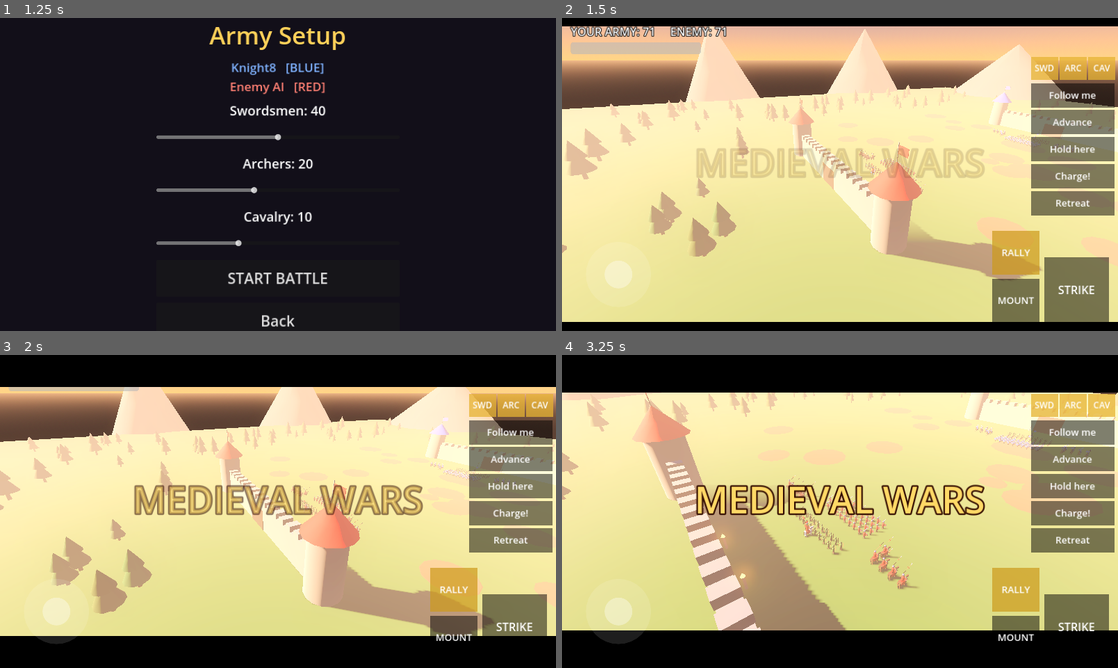
Above: before the commit, frames 1-4 (two rows, left to right).
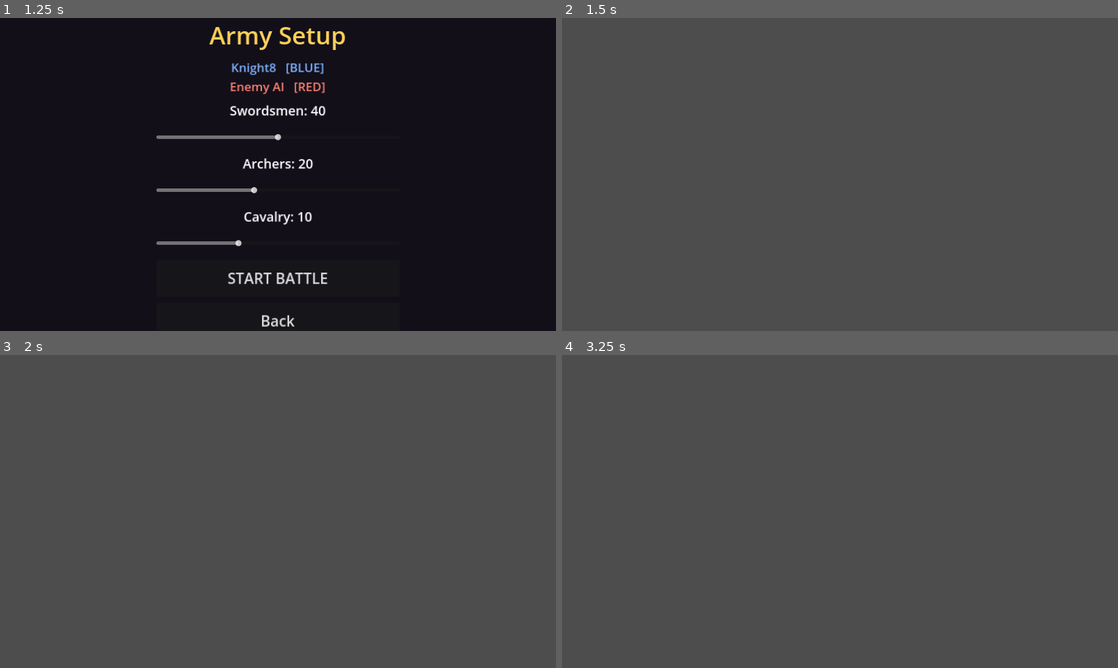
Above: after the commit, the same moments.

Repository: eab71334-web/Saleel-Al-Hadid
Game: Godot game, scene res://game/main.tscn
The game is run twice, just before and just after one commit, with the same random seed, the same clock (stepped at 60 frames per second) and the same inputs.
Inputs (mouse positions are in pixels of both pictures, inside the frame that each line leads up to):
- Up to frame 1 (1.25 s): click "Solo Battle (vs AI)" at 0.5 s
- Up to frame 2 (1.5 s): click "START BATTLE" at 1.25 s
- Up to frame 3 (2 s): no input
- Up to frame 4 (3.25 s): tap Enter at 2 s; move the mouse to (962, 495) at 2.02 s; hold Right (ui_right) 2.03-2.75 s; tap E at 2.1 s; click (962, 495) at 2.17 s; tap Space at 2.27 s; drag from (728, 527) to (812, 574) at 2.77 s

Frame 1 is identical in both runs. In frame 2, 99% of the frame differs, in the area x 0-100%, y 0-100%; in frame 3, 99%; in frame 4, 100%.
Error after the commit: Parse Error: Could not preload resource script "res://game/unit.gd". (res://game/battle.gd:4)

Commit message:
Update unit.gd

Diff:
--- a/game/unit.gd
+++ b/game/unit.gd
@@ -1,4 +1,6 @@
 extends Node3D
+# A soldier: "sword", "archer", "cav" or "hero" (the player's commander).
+# Model faces +Z. Simulated only on the host; clients run it as a puppet.
 
 const M_FOLLOW := 0
 const M_ADVANCE := 1
@@ -13,8 +15,14 @@
 	"hero": {"hp": 450.0, "speed": 5.2, "dmg": 36.0, "range": 2.6, "cd": 0.6},
 }
 
+const Models := preload("res://game/models.gd")
+
 static var _cache := {}
 
+var rig = null      # custom model rig (see models.gd), null = procedural body
+var hrig = null     # custom horse rig
+var ride_y := 0.85
+var _sw_prev := 0.0
 var battle
 var uid := 0
 var kind := "sword"
@@ -54,6 +62,7 @@
 var _dt := 0.016
 
 
+# ---------------------------------------------------------------- cached assets
 static func _cm(key: String, mk: Callable):
 	if not _cache.has(key):
 		_cache[key] = mk.call()
@@ -123,6 +132,7 @@
 	return m
 
 
+# ---------------------------------------------------------------- setup
 func setup(k: String, t: int, o: int, b) -> void:
 	kind = k
 	team = t
@@ -155,6 +165,19 @@
 	body.scale = Vector3.ONE * sc
 	add_child(body)
 
+	# optional custom model (game/models/<kind>.glb)
+	var custom = Models.build(kind)
+	if custom != null:
+		rig = custom
+		sc = 1.0
+		body.scale = Vector3.ONE
+		body.add_child(rig.root)
+		_team_ring(tc)
+		arm = Node3D.new()
+		body.add_child(arm)
+		_make_bar(hero)
+		return
+
 	_add(body, _cap(0.27, 1.0), green if kind == "archer" else cloth, Vector3(0, 1.05, 0), Vector3.ZERO, true)
 	if kind != "archer":
 		_add(body, _box(Vector3(0.5, 0.42, 0.1)), steel, Vector3(0, 1.2, 0.2))
@@ -203,6 +226,23 @@
 		_add(sh, _cyl(0.30, 0.07), cloth, Vector3(0, 0.01, 0))
 		_add(sh, _sph(0.07), gold, Vector3(0, 0.05, 0))
 
+	_make_bar(hero)
+
+
+func _team_ring(tc: Color) -> void:
+	var m := MeshInstance3D.new()
+	var t := TorusMesh.new()
+	t.inner_radius = 0.5
+	t.outer_radius = 0.62
+	t.rings = 20
+	m.mesh = t
+	m.material_override = _mat(tc, 0.0, 0.5, 1.5)
+	m.position.y = 0.04
+	m.cast_shadow = GeometryInstance3D.SHADOW_CASTING_SETTING_OFF
+	add_child(m)
+
+
+func _make_bar(hero: bool) -> void:
 	bar = MeshInstance3D.new()
 	var q := QuadMesh.new()
 	q.size = Vector2(1.0, 0.11)
@@ -221,6 +261,14 @@
 
 
 func _build_horse() -> void:
+	var hr = Models.build("horse")
+	if hr != null:
+		hrig = hr
+		horse = Node3D.new()
+		add_child(horse)
+		horse.add_child(hr.root)
+		ride_y = Models.HORSE_RIDE_Y
+		return
 	horse = Node3D.new()
 	add_child(horse)
 	var white := kind == "hero"
@@ -267,6 +315,7 @@
 		bar.position.y = (2.6 if kind != "hero" else 3.7) + (0.9 if m else 0.0)
 
 
+# ---------------------------------------------------------------- animation (all peers)
 func _process(dt: float) -> void:
 	if puppet and not dead:
 		var np := position.lerp(tpos, clampf(dt * 12.0, 0.0, 1.0))
@@ -279,11 +328,13 @@
 	var mv := sim_speed > 0.4
 	anim_t += dt * (1.0 + sim_speed * 0.5)
 	var ph := sin(anim_t * 7.0)
+	if rig != null or hrig != null:
+		_model_anim()
 	for i in legs.size():
 		legs[i].rotation.x = ph * 0.8 * (1.0 if i == 0 else -1.0) * (1.0 if mv else 0.0)
 	for i in hlegs.size():
 		hlegs[i].rotation.x = ph * 0.7 * (1.0 if i % 3 == 0 else -1.0) * (1.0 if mv else 0.0)
-	body.position.y = (0.85 if mounted else 0.0) + (absf(ph) * 0.05 if mv else 0.0)
+	body.position.y = (ride_y if mounted else 0.0) + (absf(ph) * 0.05 if (mv and rig == null) else 0.0)
 	body.scale = Vector3.ONE * sc * (1.0 + flash * 0.1)
 	if swing > 0.0:
 		swing = maxf(0.0, swing - dt * (1.5 if power else 2.4))
@@ -299,6 +350,40 @@
 		bar_mat.albedo_color = Color(1.0 - r, r, 0.15)
 
 
+func _model_anim() -> void:
+	if rig != null:
+		if swing > 0.9 and _sw_prev <= 0.9 and Models.has_anim(rig, "attack"):
+			Models.play(rig, "attack", true)
+		if not Models.busy(rig):
+			var want := "idle"
+			if mounted:
+				want = "ride"
+			elif sim_speed > 5.0:
+				want = "run"
+			elif sim_speed > 0.4:
+				want = "walk"
+			var used: String = Models.play(rig, want)
+			if used == "walk":
+				rig.player.speed_scale = clampf(sim_speed / 4.2, 0.6, 1.8)
+			elif used == "run":
+				rig.player.speed_scale = clampf(sim_speed / 7.0, 0.6, 1.8)
+			elif rig.player != null:
+				rig.player.speed_scale = 1.0
+	_sw_prev = swing
+	if hrig != null and horse != null and horse.visible:
+		var hw := "idle"
+		if sim_speed > 5.0:
+			hw = "run"
+		elif sim_speed > 0.4:
+			hw = "walk"
+		var hu: String = Models.play(hrig, hw)
+		if hu == "walk" and hrig.player != null:
+			hrig.player.speed_scale = clampf(sim_speed / 3.0, 0.6, 1.8)
+		elif hu == "run" and hrig.player != null:
+			hrig.player.speed_scale = clampf(sim_speed / 8.0, 0.6, 1.8)
+
+
+# ---------------------------------------------------------------- simulation (host only)
 func spd() -> float:
 	var s := base_speed
 	if kind == "hero" and mounted:
@@ -494,10 +579,15 @@
 	swing = 0.0
 	if bar:
 		bar.visible = false
-	var tw := create_tween()
-	tw.tween_property(body, "rotation:x", -1.5, 0.45)
-	tw.parallel().tween_property(body, "position:y", 0.25, 0.45)
+	var has_die: bool = rig != null and Models.has_anim(rig, "die")
+	if has_die:
+		Models.play(rig, "die", true)
+	else:
+		var tw := create_tween()
+		tw.tween_property(body, "rotation:x", -1.5, 0.45)
+		tw.parallel().tween_property(body, "position:y", 0.25, 0.45)
 	if horse and horse.visible:
-		tw.parallel().tween_property(horse, "rotation:z", 1.4, 0.5)
-		tw.parallel().tween_property(horse, "position:y", 0.45, 0.5)
+		var th := create_tween()
+		th.tween_property(horse, "rotation:z", 1.4, 0.5)
+		th.parallel().tween_property(horse, "position:y", 0.45, 0.5)
 	get_tree().create_timer(7.0).timeout.connect(func(): battle.remove_unit(self))
